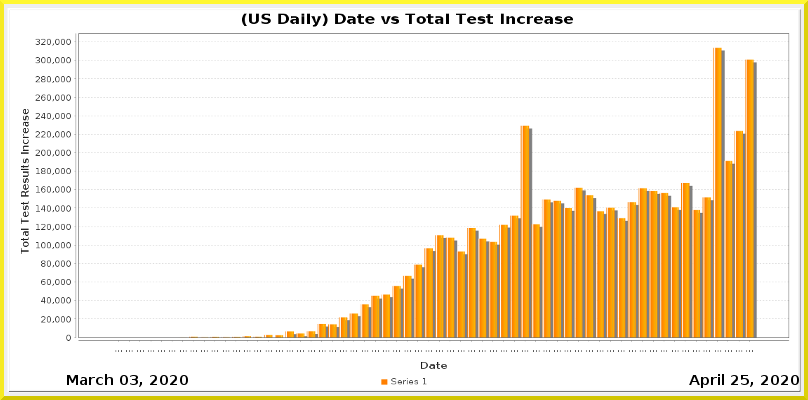
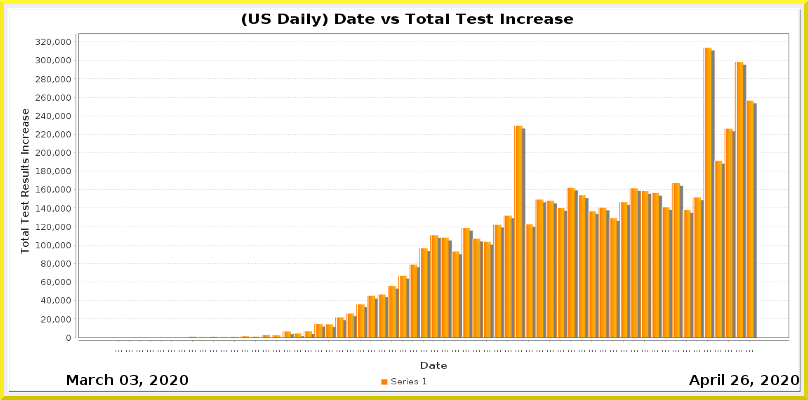
Before/after of a 808x400 layered artwork. What changed in the layer stack:
painted on "Current Date" over [741, 375, 749, 385]
painted on "Date_vs_TestIncrease.png" over [136, 47, 758, 352]
